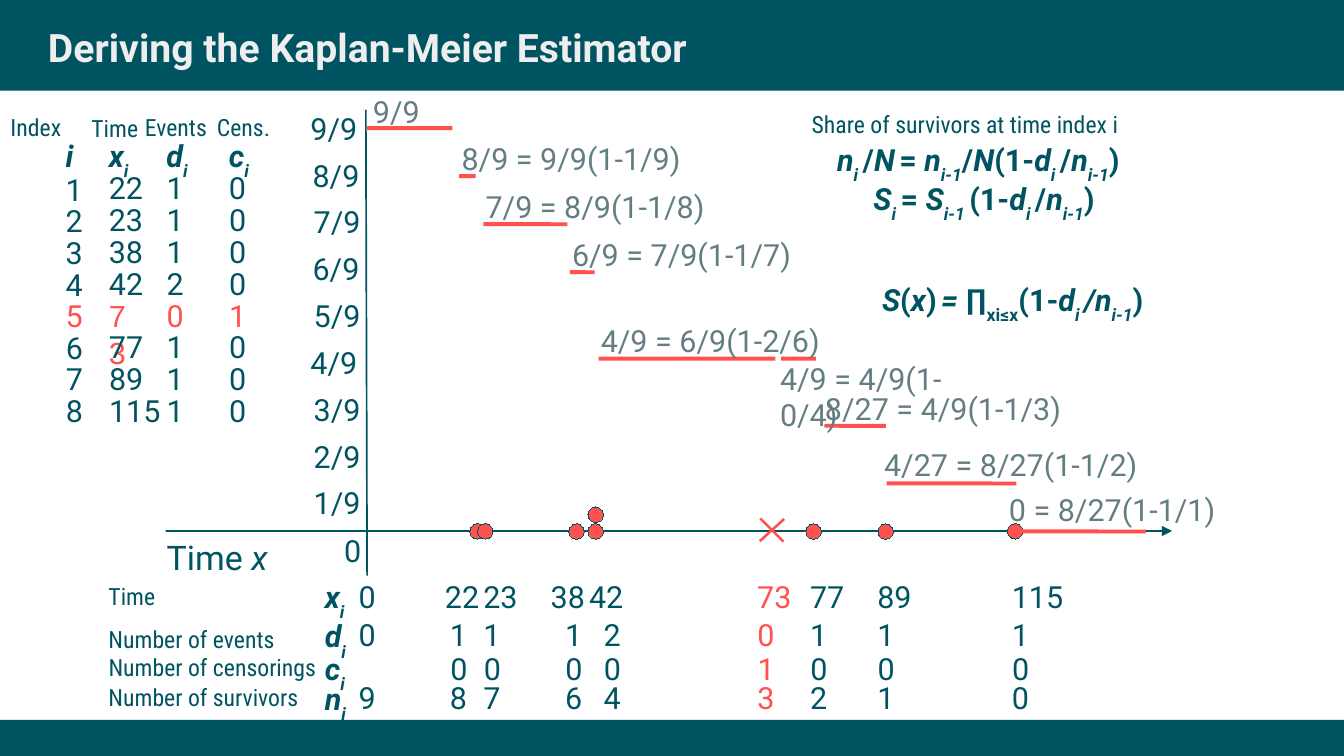
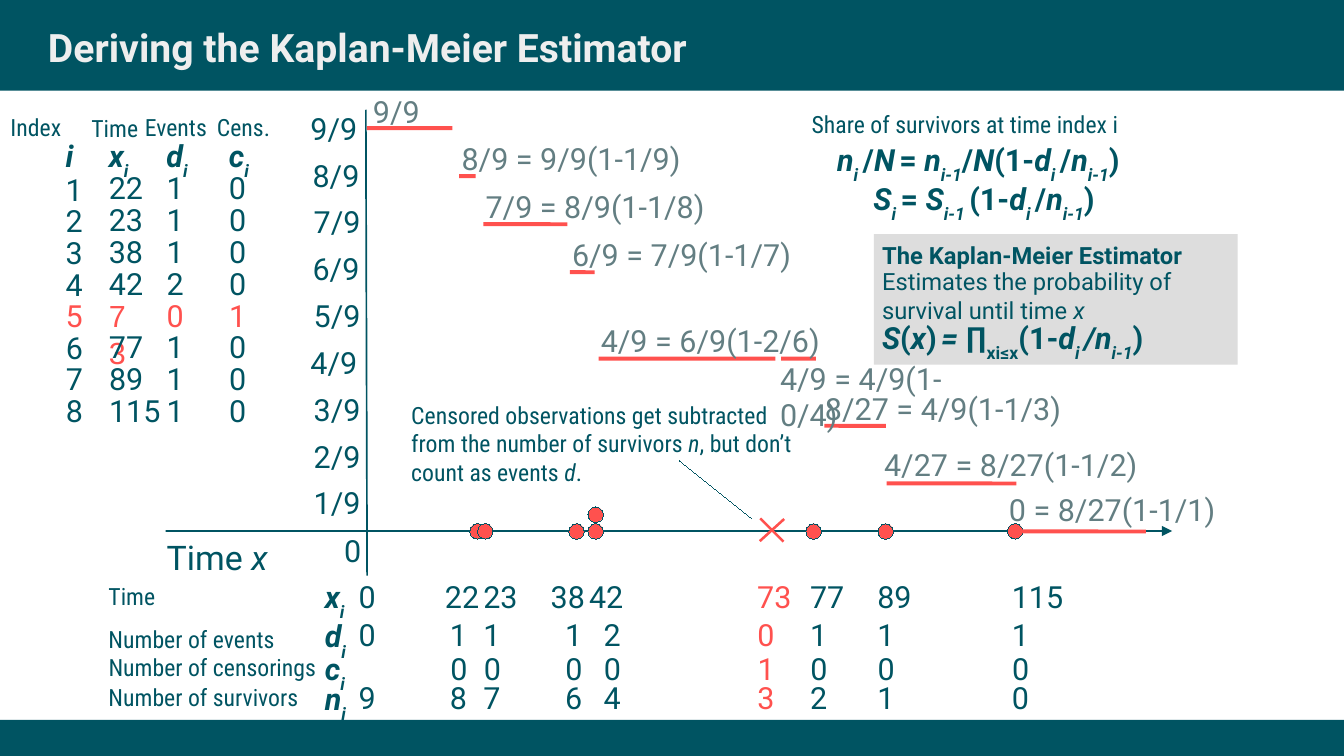
Before and after one commit to jschoeley/survival_analysis-ur-ss22, a slide deck: slide 19 of 06-the_kaplan_meier_estimator/doc/06-the_kaplan_meier_estimator.odp. Drawn at 1344x756 pixels with LibreOffice and Linux fonts; fonts in the diff are those of the drawing. Boxes give left, top, right and bottom in pixels: in the first picture for what was removed or moved away, otherwise in the second. Text is boxed around its words. In the diff, an @@ line names an element or a change of style, - is before the commit and + after.

```diff
--- a/06-the_kaplan_meier_estimator/doc/06-the_kaplan_meier_estimator.odp
+++ b/06-the_kaplan_meier_estimator/doc/06-the_kaplan_meier_estimator.odp
@@ rectangle added at [873,234,1237,365], fill #DDDDDD @@
@@ text added at [882,246,1182,269], 14 pt, text #005462, bold @@
+The Kaplan-Meier Estimator
@@ text added at [882,272,1171,320], 14 pt, text #005462 @@
+Estimates the probability of
+survival until time x
@@ text "S(x) = ∏xi≤x(1-di /ni-1)": place and size @@
-text "S(x) = ∏xi≤x(1-di /ni-1)" at [882,287,1133,321]
+text "S(x) = ∏xi≤x(1-di /ni-1)" at [882,325,1133,359]
@@ text added at [411,406,791,482], 14 pt, text #005462 @@
+Censored observations get subtracted
+from the number of survivors n, but don’t
+count as events d.
@@ line added from (751, 518) to (679, 461), #005462 0 pt @@
```
Also in this commit, not shown: 14 other slides changed, 5 other files.
